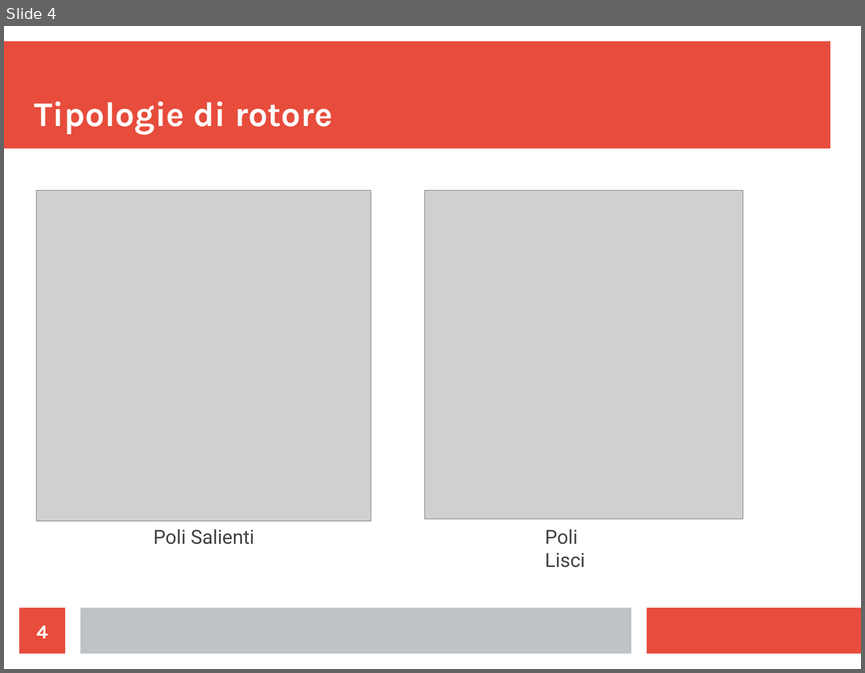
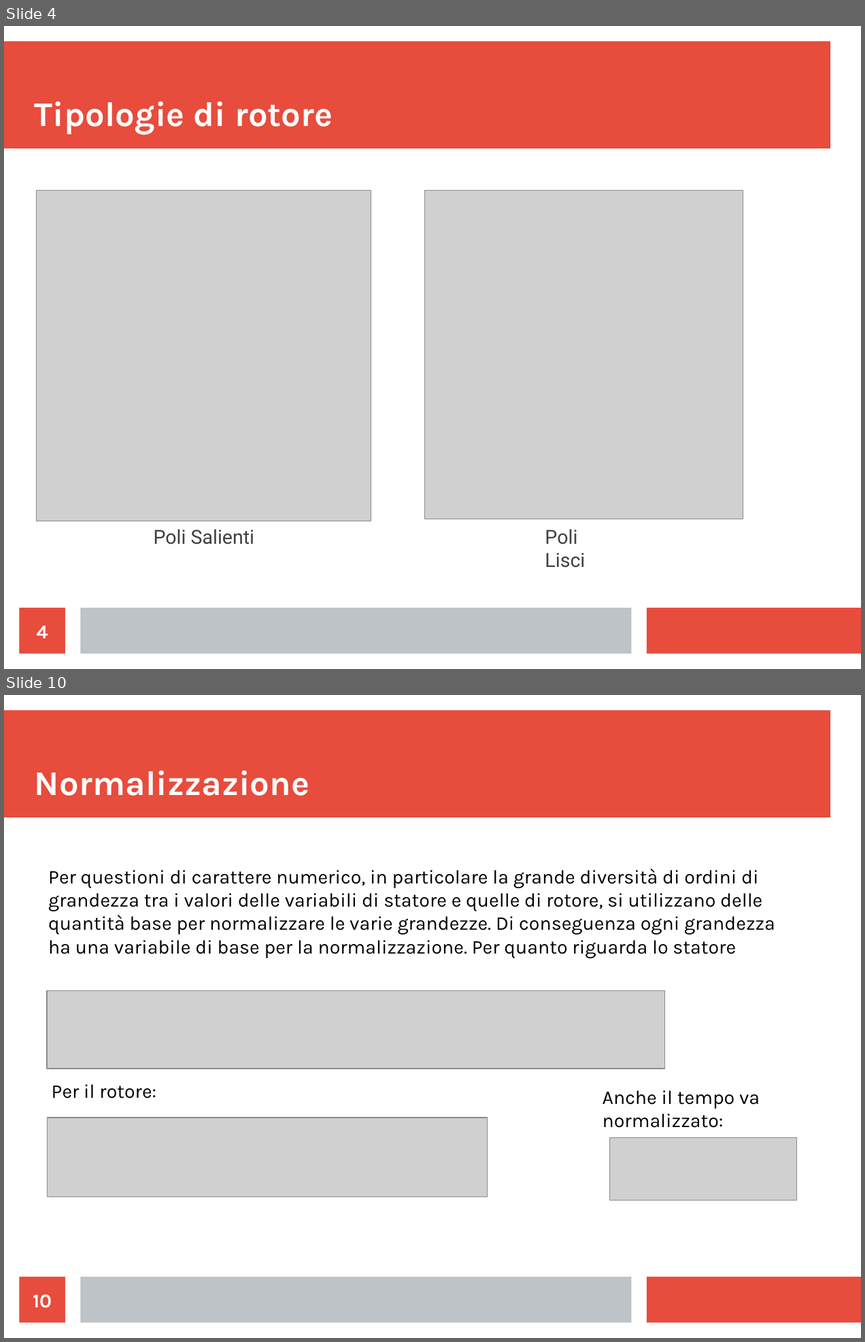
Before and after one commit to LeonardoSalustri/Tesi, a slide deck: Formule_presentazione/Presentazione.odp. Shown one above the other, each under a label of ours: slide 4 before the commit, slides 4 and 10 after it; the slides between them are not shown. The pictures are 865x673 and 865x1342 pixels, drawn with LibreOffice and Linux fonts; fonts in the diff are those of the drawing; grey boxes stand for pictures. Boxes give left, top, right and bottom in pixels: in the first picture for what was removed or moved away, otherwise in the second. Text is boxed around its words. In the diff, an @@ line names an element or a change of style, - is before the commit and + after.

```diff
--- a/Formule_presentazione/Presentazione.odp
+++ b/Formule_presentazione/Presentazione.odp
@@ slide 10 added at <box>4,695,861,1338</box>, background #FFFFFF; not listed: 3 template elements that a slide beside it also shows @@
@@ title added at <box>35,770,309,796</box>, 32 pt, text #FFFFFF, bold @@
+Normalizzazione
@@ text added at <box>48,868,775,958</box>, 18 pt, text #000000 @@
+Per questioni di carattere numerico, in particolare la grande diversità di ordini di grandezza tra i valori delle variabili di statore e quelle di rotore, si utilizzano delle quantità base per normalizzare le varie grandezze. Di conseguenza ogni grandezza ha una variabile di base per la normalizzazione. Per quanto riguarda lo statore
@@ picture added at <box>47,990,665,1068</box> @@
@@ text added at <box>52,1084,156,1098</box>, 18 pt, text #000000 @@
+Per il rotore:
@@ text added at <box>602,1090,759,1127</box>, 18 pt, text #000000 @@
+Anche il tempo va normalizzato:
@@ picture added at <box>47,1117,487,1196</box> @@
@@ picture added at <box>610,1138,797,1200</box> @@
@@ page number added at <box>20,1276,65,1323</box>, fill #E74C3C, 18 pt, text #FFFFFF, bold @@
+10
```
Also in this commit, not shown: 4 slides changed, 28 other slides added, 50 other files.
